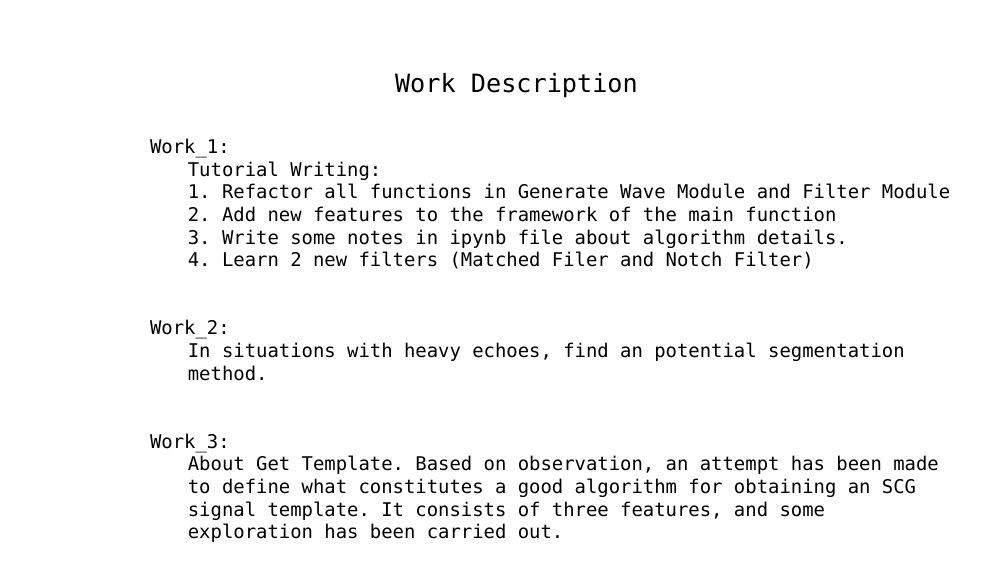
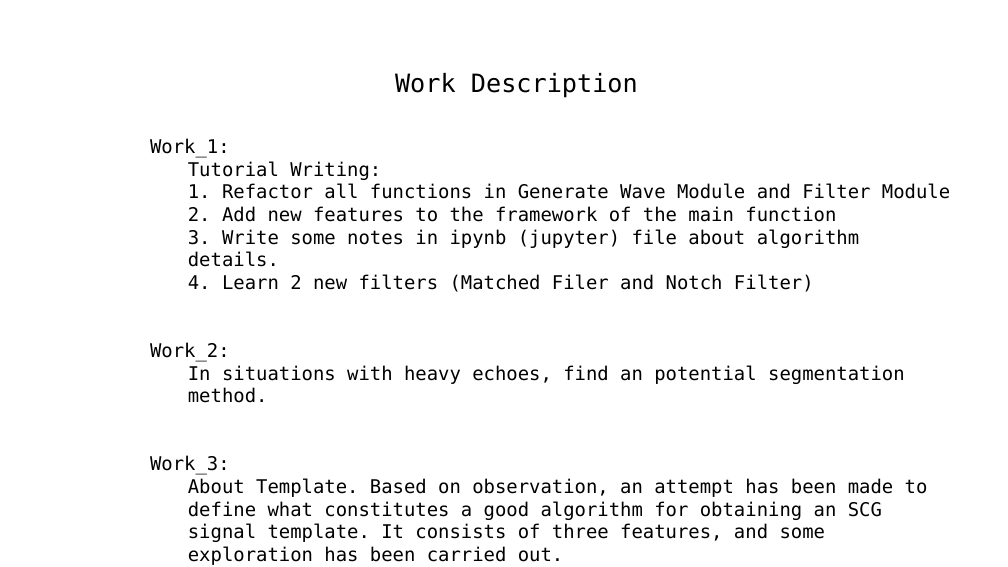
Before and after one commit to A-Big-Tortoise/Presentation, a slide deck: slide 2 of Presentation_918_JiayuChen.pptx. Drawn at 1008x567 pixels with LibreOffice and Linux fonts; fonts in the diff are those of the drawing. Boxes give left, top, right and bottom in pixels: in the first picture for what was removed or moved away, otherwise in the second. Text is boxed around its words. In the diff, an @@ line names an element or a change of style, - is before the commit and + after.

```diff
--- a/Presentation_918_JiayuChen.pptx
+++ b/Presentation_918_JiayuChen.pptx
@@ text at [188,229,859,267]: text changed @@
-  3. Write some notes in ipynb file about algorithm details.
+  3. Write some notes in ipynb (jupyter) file about algorithm details.
@@ text at [188,478,928,565]: text changed @@
-  About Get Template. Based on observation, an attempt has been made to define what constitutes a good algorithm for obtaining an SCG signal template. It consists of three features, and some exploration has been carried out.
+  About Template. Based on observation, an attempt has been made to define what constitutes a good algorithm for obtaining an SCG signal template. It consists of three features, and some exploration has been carried out.
```
Also in this commit, not shown: 10 other slides changed, 4 slides added, 3 slides removed, 57 other files.
